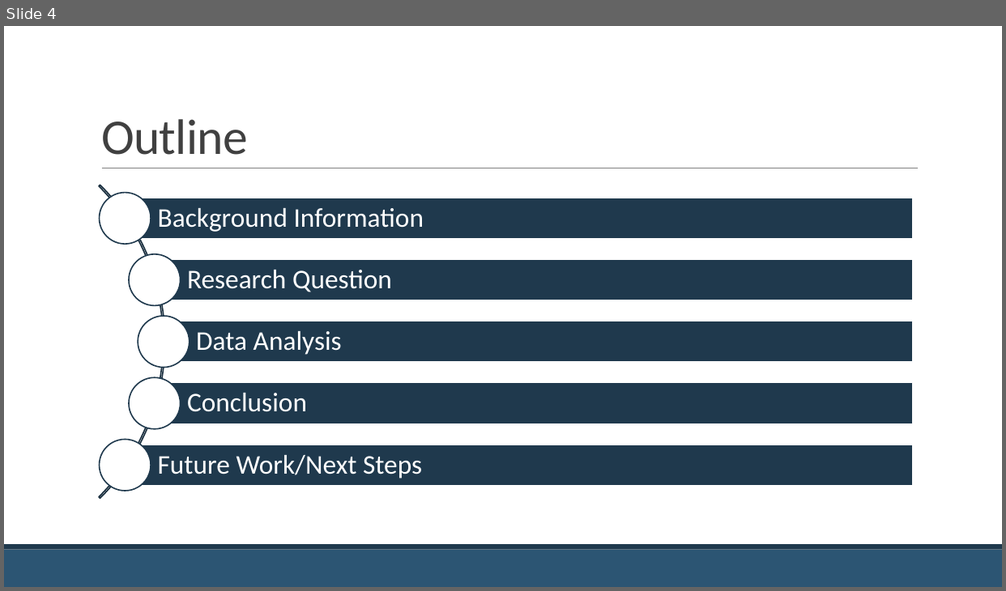
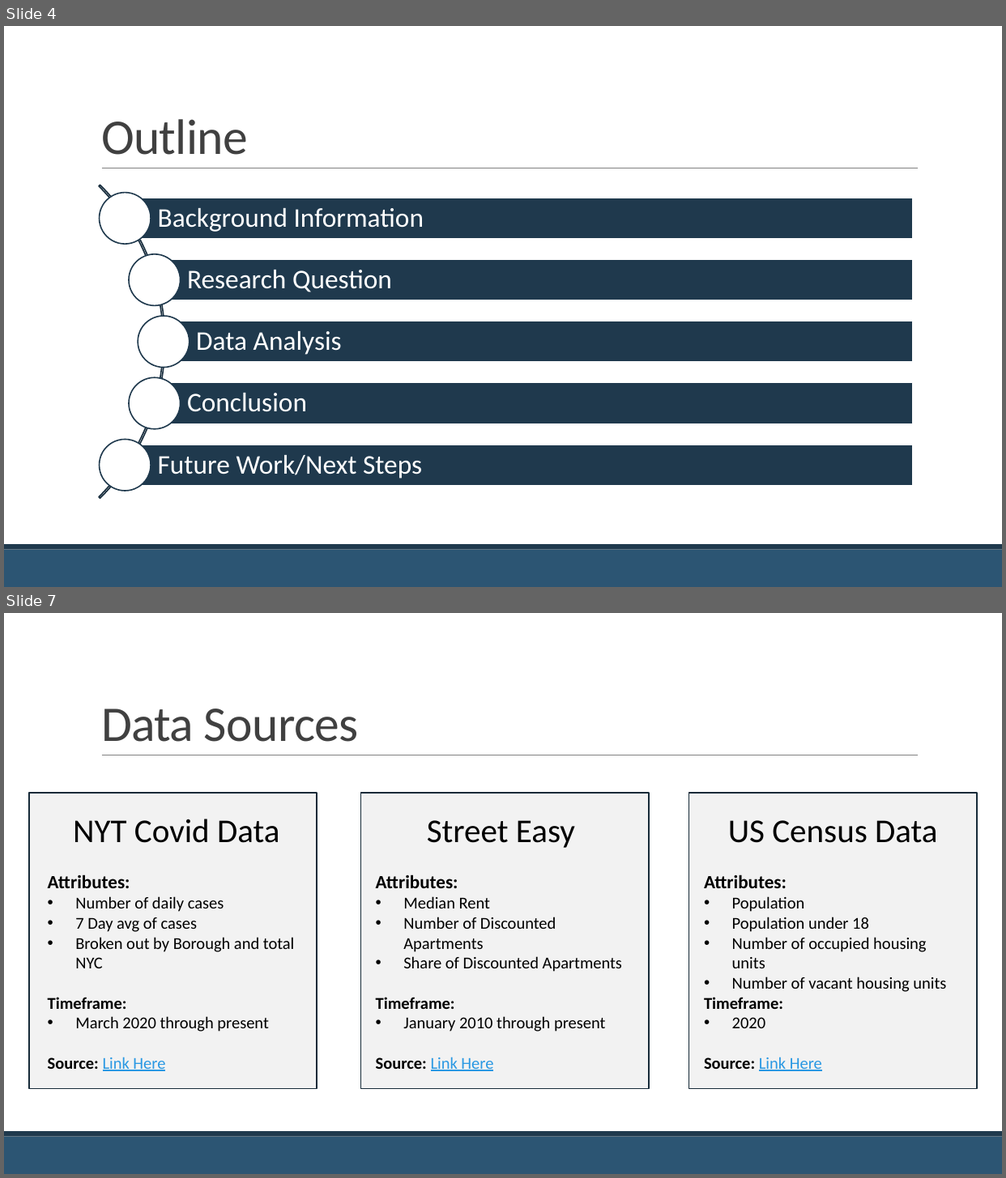
Before and after one commit to jackcopeland11/nyc_apartment_rent_analysis, a slide deck: Covid-19 and the NYC Apartment Market.pptx. Shown one above the other, each under a label of ours: slide 4 before the commit, slides 4 and 7 after it; the slides between them are not shown. The pictures are 1006x591 and 1006x1178 pixels, drawn with LibreOffice and Linux fonts; fonts in the diff are those of the drawing. Boxes give left, top, right and bottom in pixels: in the first picture for what was removed or moved away, otherwise in the second. Text is boxed around its words. In the diff, an @@ line names an element or a change of style, - is before the commit and + after.

```diff
--- a/Covid-19 and the NYC Apartment Market.pptx
+++ b/Covid-19 and the NYC Apartment Market.pptx
@@ slide 7 added at (4, 613, 1002, 1174), background #FFFFFF; not listed: 3 template elements that a slide beside it also shows @@
@@ title added at (101, 709, 359, 742), 48 pt, text #404040 @@
+Data Sources
@@ rectangle added at (28, 793, 317, 1089), fill #F2F2F2, outline #172A39 1.25 pt @@
@@ rectangle added at (361, 793, 650, 1089), fill #F2F2F2, outline #172A39 1.25 pt @@
@@ rectangle added at (689, 793, 978, 1089), fill #F2F2F2, outline #172A39 1.25 pt @@
@@ text added at (73, 819, 279, 843), 32 pt, text #000000 @@
+NYT Covid Data
@@ text added at (427, 820, 575, 848), 32 pt, text #000000 @@
+Street Easy
@@ text added at (728, 820, 937, 843), 32 pt, text #000000 @@
+US Census Data
@@ text added at (48, 875, 295, 1071), 16 pt, text #000000 @@
+Attributes:
+• Number of daily cases
+• 7 Day avg of cases
+• Broken out by Borough and total NYC
+Timeframe:
+• March 2020 through present
+Source: Link Here
@@ text added at (376, 875, 622, 972), 16 pt, text #000000 @@
+Attributes:
+• Median Rent
+• Number of Discounted Apartments
+• Share of Discounted Apartments
+Timeframe:
+• January 2010 through present
+Source: Link Here
@@ text added at (704, 875, 946, 1071), 16 pt, text #000000 @@
+Attributes:
+• Population
+• Population under 18
+• Number of occupied housing units
+• Number of vacant housing units
+Timeframe:
+• 2020
+Source: Link Here
```
Also in this commit, not shown: 1 slide changed, 2 other slides added, 2 other files.
